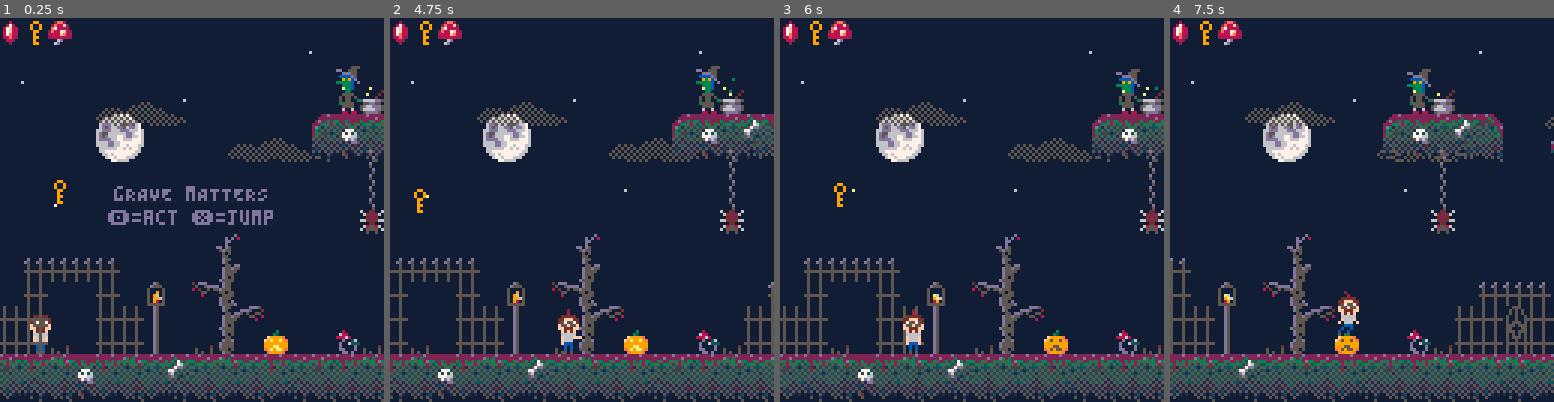
Above: before the commit, frames 1-4 (left to right).
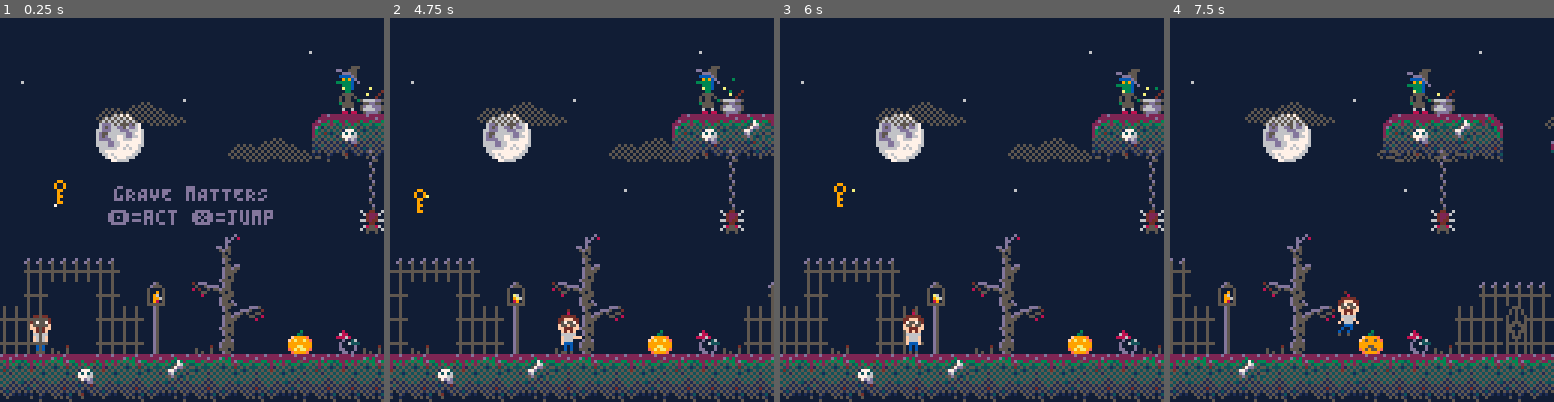
Above: after the commit, the same moments.

Repository: kallanreed/pico8_games
Game: PICO-8 cartridge grave.p8
Same seed, same stepped clock (60 frames per second), same inputs: the game is played once before the commit and once after it.
Inputs:
- Up to frame 1 (0.25 s): no input
- Up to frame 2 (4.75 s): tap X (X key) at 0.33, 1.07, 1.85, 2.97, 4.08 s; tap O (Z key) at 0.7, 1.7, 2.1, 2.5, 2.9, 3.3, 3.7, 4.1, 4.5 s; hold Right 1.6-2.1 s; hold Right 2.47-3.03 s; hold Left 3.08-3.58 s; hold Right 4.02-4.68 s
- Up to frame 3 (6 s): tap O (Z key) at 4.9, 5.3, 5.7 s; hold Left 5.08-5.68 s; tap X (X key) at 5.2 s
- Up to frame 4 (7.5 s): hold Right 6.08-6.58 s; tap O (Z key) every 0.4 s from 6.1 to 7.3 s; tap X (X key) at 6.32, 7.43 s; hold Right 6.63-7.13 s

The runs differ from the first frame. In frame 1, 1.1% of the frame differs, in the area x 0-82%, y 0-88%; in frame 2, 1.1%, in the area x 0-74%, y 0-88%; in frame 3, 1.1%; in frame 4, 1.1%.

Commit message:
More map

Diff:
--- a/grave.p8
+++ b/grave.p8
@@ -212,7 +212,7 @@
 	-- camera tracking
  cam_x=0
  map_min=0
- map_max=68*8
+ map_max=90*8
 
  -- game objects
  background={}
@@ -249,7 +249,7 @@
   landed=true,
   grabbing=false, gt=0,
   ani=0,
-  items={"gem", "key", "shroom"},
+  items={},--{"gem", "key", "shroom"},
   has=function(my, it)
    return count(my.items, it)>0
   end
@@ -267,8 +267,9 @@
 
  -- pumpkins, lights
  add(timer, map_swap(51,6,11,.2))
- add(timer, map_swap(35,11,13))
+ add(timer, map_swap(35,12,13))
  add(timer, map_swap(35,41,10))
+ add(timer, map_swap(51,62,11,.2))
 
  -- interactive
  add(inter, key_collectible(2,7))
@@ -276,7 +277,7 @@
  add(inter, gem_ghost(35,8))
  add(inter, gem_collectible(58,3))
  add(inter, witch_brew(14,2))
--- add(inter, locked_door(56,13))
+ add(inter, locked_door(69,13))
 
  add(inter, grave(22,13,"bELVA",
  "sPOOKED BY A GHOST"))
@@ -286,6 +287,8 @@
   "fELL LOOKING FOR JEWELS"))
  add(inter, grave(48,13,"aGNES",
   "mAULED BY A WEREWOLF"))
+ add(inter, grave(64,13,"jAMES",
+  "zAPPED BY A WIZARD"))
 
  temp_text(64,56,"\#0gRAVE mATTERS",13)
   :add_mod(cam_rel())
@@ -1072,15 +1075,15 @@
 0000000000000000000000000000000000000000000000000000000000000000000000000000000000000000000000000000000000000000000000000000000000000000000000000000000000000000000000000000000000000000000000000000000000000000000000000000000000000000000000000000000000000000
 0000000000000000000000000000000000000000000000000000000000000000000000000000000000000000000000000000000000000000000000000000000000000000000000000000000000000000000000000000000000000000000000000000000000000000000000000000000000000000000000000000000000000000
 0000000000000000000000000044544159450000000000000000000000000000000000000000000000000000000000000000000000000000000000000000000000000000000000000000000000000000000000000000000000000000000000000000000000000000000000000000000000000000000000000000000000000000
-0000000000000000000000000062647163610000490000000000000000000000000000000000000000000000000000000044450000000000000000000000000000000000000000000000000000000000000000000000000000000000000000000000000000000000000000000000000000000000000000000000000000000000
-0000000000000000000000000000000d00000000000000580000000000000000000000000000000000000000001c00000061620000000000004454450000000000000000000000000000000000000000000000000000000000000000000000000000000000000000000000000000000000000000000000000000000000000000
-0000000000000000000000000000000d00000000000000000000490000000000000000000000000000000000002c1e000000000000444500006164600000000000000000000000000000000000000000000000000000000000000000000000000000000000000000000000000000000000000000000000000000000000000000
-0000000000000000000000000000000f000000000000000000000000005800001c00004800000000000000002e3d00000000000000636000000000000000000000000000000000000000000000000000000000000000000000000000000000000000000000000000000000000000000000000000000000000000000000000000
+0000000000000000000000000062647163610000490000000000000000000000000000000000000000000000000000000044450000000000004454450000000000000000000000000000000000000000000000000000000000000000000000000000000000000000000000000000000000000000000000000000000000000000
+0000000000000000000000000000000d00000000000000580000000000000000000000000000000000000000001c00000061620000004900006164600000000000000000000000000000000000000000000000000000000000000000000000000000000000000000000000000000000000000000000000000000000000000000
+0000000000000000000000000000000d00000000000000000000490000000000000000000000000000000000002c1e000000000000000000000000000000000000000000000000000000000000000000000000000000000000000000000000000000000000000000000000000000000000000000000000000000000000000000
+0000000000000000000000000000000f000000000000000000000000005800001c00004800000000000000002e3d00000000000000000000000000000000000000000000000000000000000000000000000000000000000000000000000000000000000000000000000000000000000000000000000000000000000000000000
 0000000000000000001c000000000000000000000000000000000000000000003d0044434500000000000000001d00000000000000000000000000000000000000000000000000000000000000000000000000000000000000000000000000000000000000000000000000000000000000000000000000000000000000000000
-0055555555000000002c000000000000000000000000000000000000000000002c1e617163001c0000234800002c2d000000000000000000580000000000000000000000000000000000000000000000000000000000000000000000000000000000000000000000000000000000000000000000000000000000000000000000
-00650000660033003c3d0000000000000055555500000000000000000000003c3d00000d00001d0044414041453d00000000000000000000000000580000000000000000000000000000000000000000000000000000000000000000000000000000000000000000000000000000000000000000000000000000000000000000
-6565000066662700002c1e0000000000656557666600000000000000000000001d000070003c3d0046505350504145000000000000686868686868686800000000000000000000000000000000000000000000000000000000000000000000000000000000000000000000000000000000000000000000000000000000000000
-6565480066662700481d002300001a486565676666002221004800323100002e3d003248001a2c1e465150505052470022210048444240594240424143450000000000481a00000000000000481a00000000000000481a00000000000000481a0000000000000000000000000000000000000000000000000000000000000000
+0055555555000000002c000000000000000000000000000000000000000000002c1e617163001c0000234800002c2d000000000000000000000000000000000000000000000000000000000000000000000000000000000000000000000000000000000000000000000000000000000000000000000000000000000000000000
+00650000660033003c3d0000000000000055555500000000000000000000003c3d00000d00001d0044414041453d00000000000000000000490000580000330000000000005555550000000000000000000000000000000000000000000000000000000000000000000000000000000000000000000000000000000000000000
+6565000066662700002c1e0000000000656557666600000000000000000000001d000070003c3d0046505350504145000000000000686868686868686800270000000000656557666600000000000000000000000000000000000000000000000000000000000000000000000000000000000000000000000000000000000000
+6565480066662700481d000023001a486565676666002221004800323100002e3d003248001a2c1e465150505052470022210048444240594240424143452700323100006565676666000000481a00000000000000481a00000000000000481a0000000000000000000000000000000000000000000000000000000000000000
 4043425443424159414241434140434241424241404243544142414243424143414042594042414350505250525052434143404152515252535050505256404341424041544043414240434041544043414240434041544043414240434041544043414240000000000000000000000000000000000000000000000000000000
 6062616460616062616061606261616161606260606362646060616063606160616062606063626060626160636061606062636163606263606362636162606263606361646062636063626361646062636063626361646062636063626361646062636063000000000000000000000000000000000000000000000000000000
 
